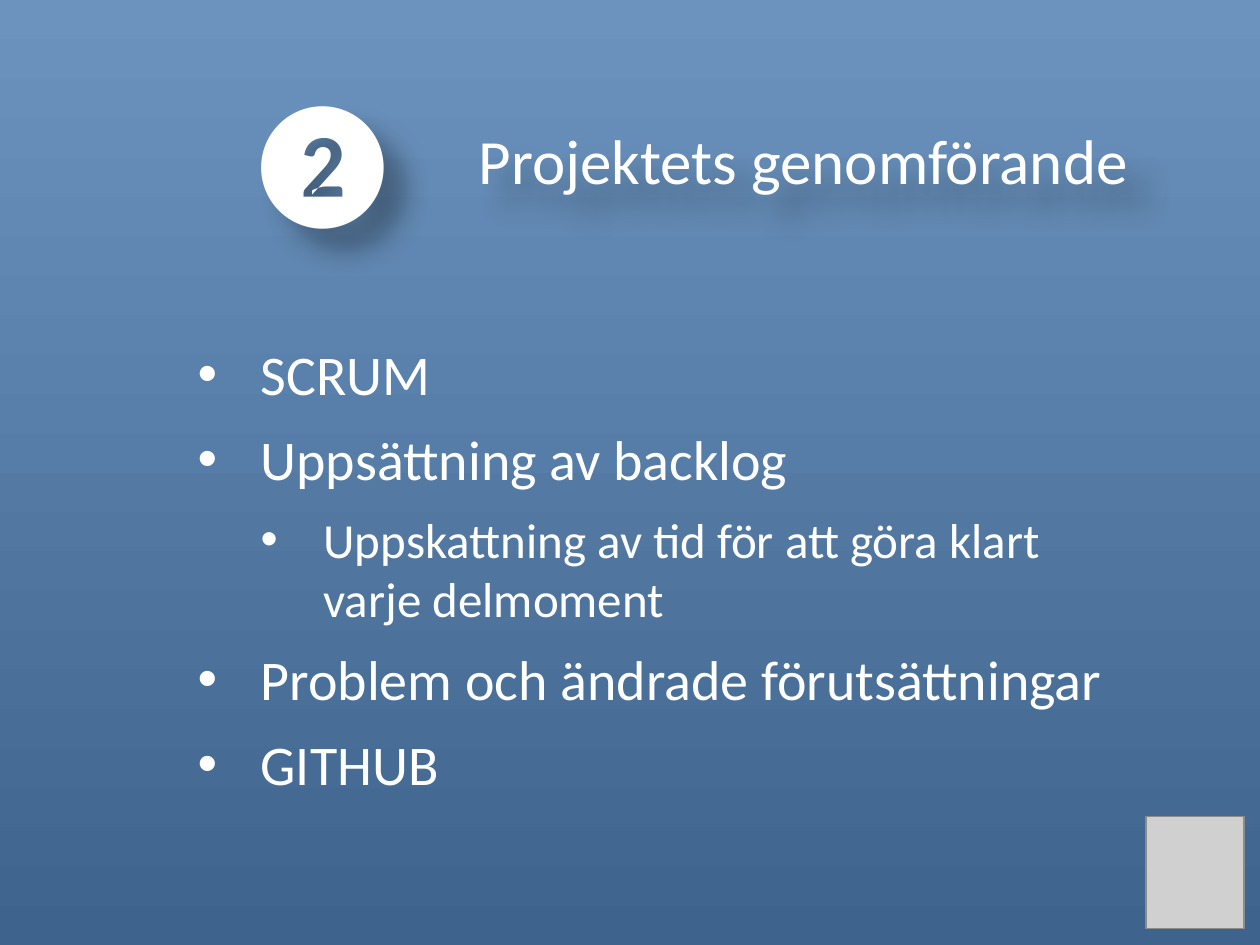
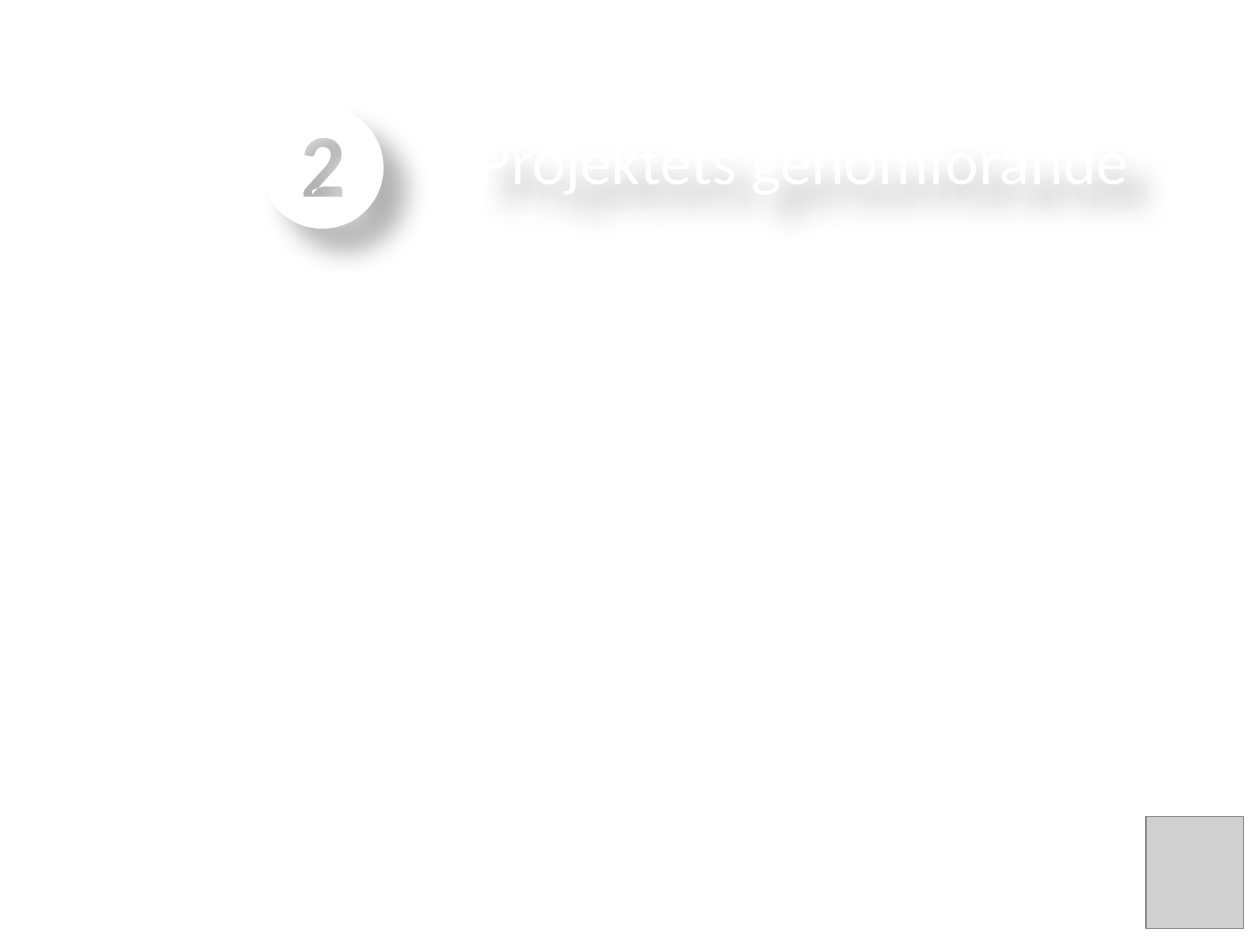
Before and after one commit to sc-elev/yalms, a slide deck: slide 15 of doc/Presentation_yalms.pptx. Drawn at 1260x945 pixels with LibreOffice and Linux fonts; fonts in the diff are those of the drawing; grey boxes stand for pictures. Boxes give left, top, right and bottom in pixels: in the first picture for what was removed or moved away, otherwise in the second. Text is boxed around its words. In the diff, an @@ line names an element or a change of style, - is before the commit and + after.

```diff
--- a/doc/Presentation_yalms.pptx
+++ b/doc/Presentation_yalms.pptx
@@ background gradient #6C93BE to #3E648D to #FFFFFF @@
@@ text "❷" rewrapped from (x1=239, y1=106, x2=406, y2=236) to (x1=239, y1=138, x2=406, y2=236) @@
@@ text removed at (x1=479, y1=140, x2=1127, y2=195) @@
-Projektets genomförande
@@ subtitle removed at (x1=261, y1=358, x2=1101, y2=786) @@
-• SCRUM
-• Uppsättning av backlog
-  • Uppskattning av tid för att göra klart
-    varje delmoment
-• Problem och ändrade förutsättningar
-• GITHUB
```
Also in this commit, not shown: 20 other slides changed, 4 slides added.
